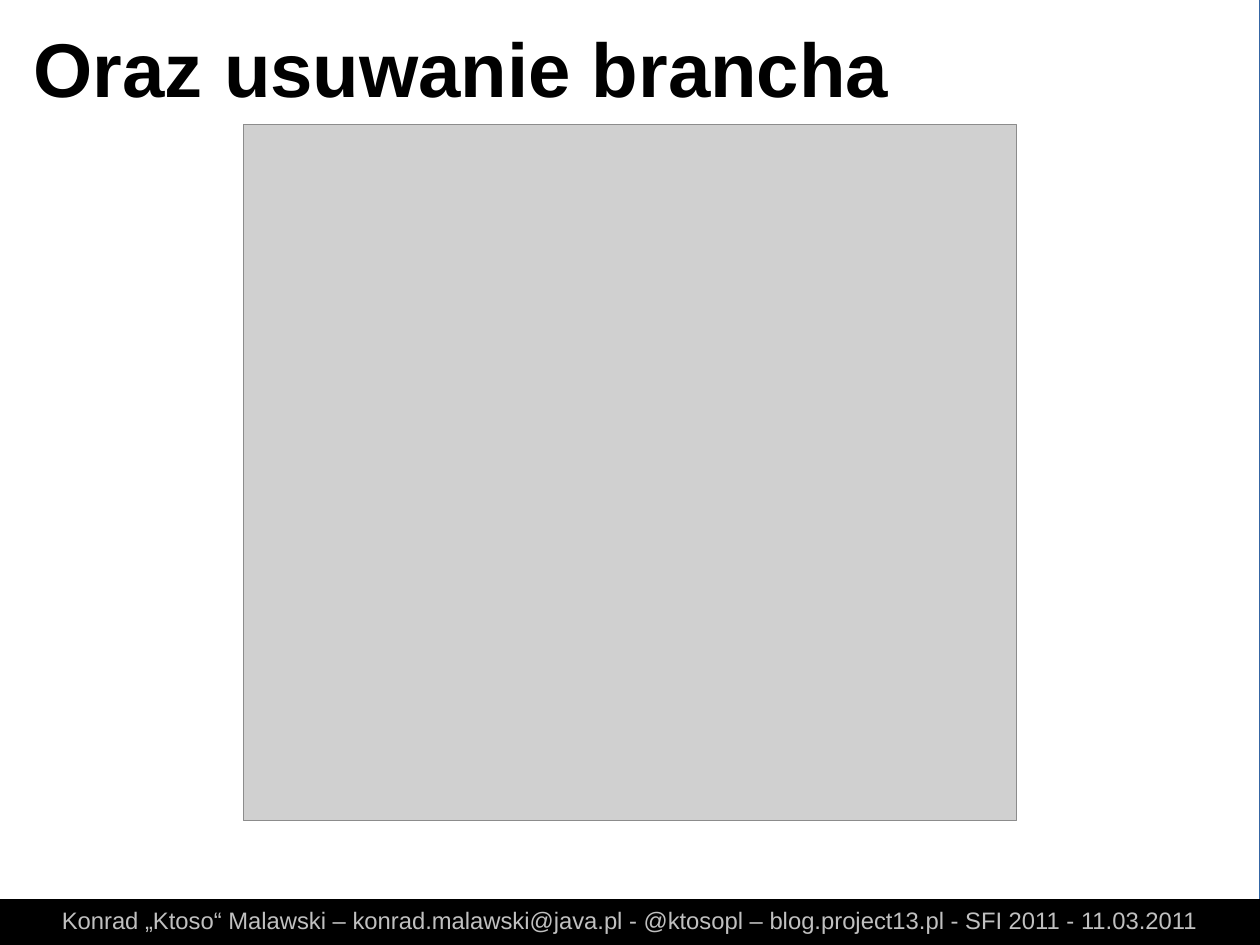
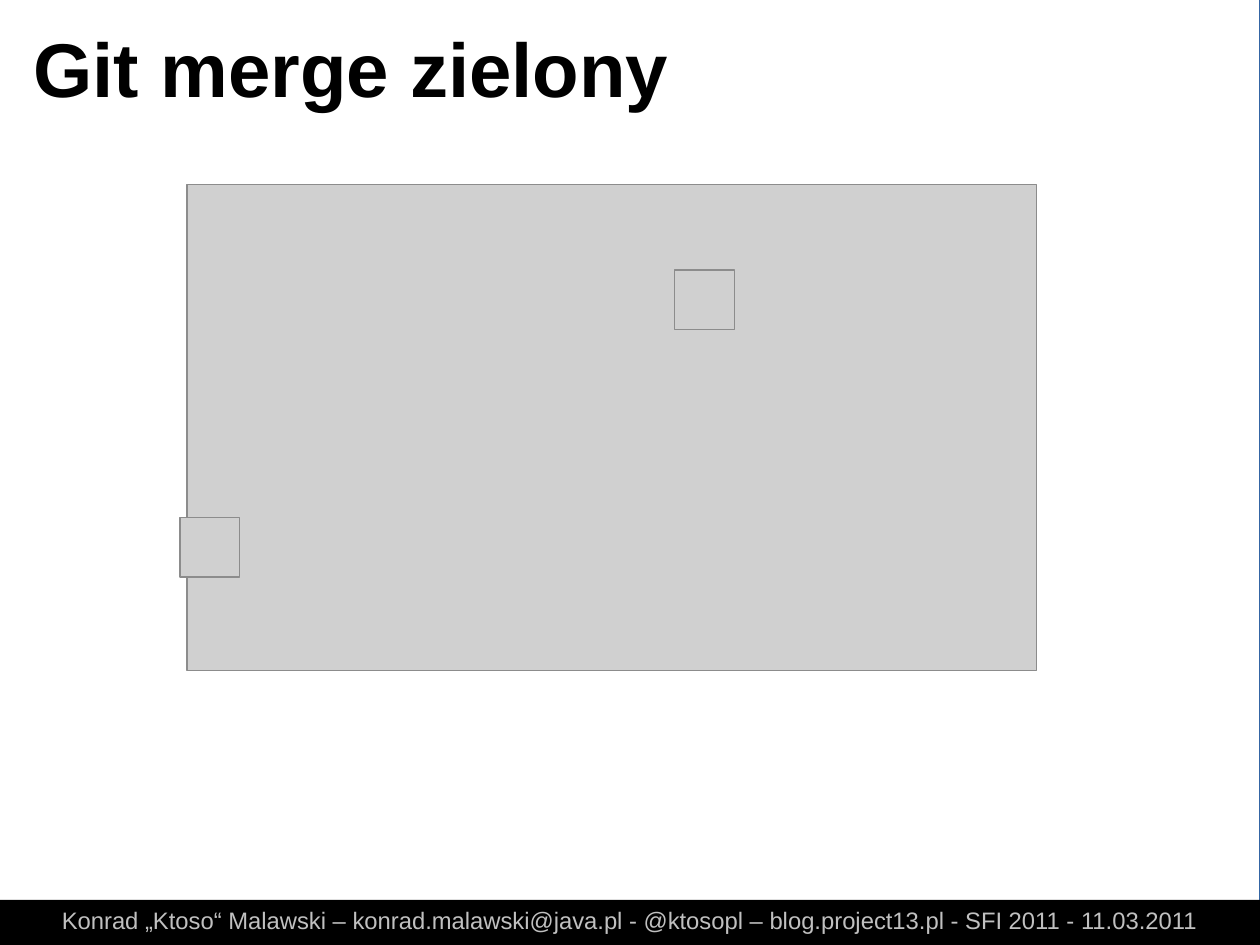
Before and after one commit to ktoso/git-presentation, a slide deck: slide 36 of slides.odp (slide 30 before the commit). Drawn at 1260x945 pixels with LibreOffice and Linux fonts; fonts in the diff are those of the drawing; grey boxes stand for pictures. Boxes give left, top, right and bottom in pixels: in the first picture for what was removed or moved away, otherwise in the second. Text is boxed around its words. In the diff, an @@ line names an element or a change of style, - is before the commit and + after.

Commit message:
lots of new files for cherypick merge and rebase :-)

```diff
--- a/slides.odp
+++ b/slides.odp
@@ text at [34, 41, 668, 112]: text changed @@
-Oraz usuwanie brancha
+Git merge zielony
@@ picture: place and size @@
-picture at [244, 125, 1018, 821]
+picture at [188, 185, 1038, 671]
@@ picture added at [676, 270, 735, 329] @@
@@ picture added at [180, 518, 239, 577] @@
```
Also in this commit, not shown: 36 other slides changed, 11 slides added, 28 other files.
